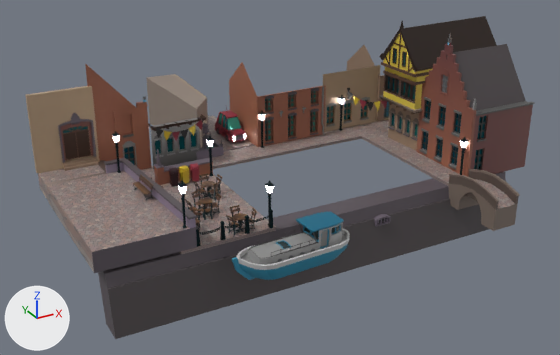
What one commit did to the FBX model Assets/_/_ART/_3D/3DModels/Level/3D_lvl01.fbx.
One viewpoint serves both versions: a camera (50 mm lens) standing at (-33.5, -46.0, 32.3) and looking at (-6.2, 3.6, 7.4). Lighting does not change. The marker at lower left points along +X, +Y and +Z. Where no turn or scale is listed for an object, it has been applied to the vertices. Vertices at the same position are counted once.

Before the edit, the objects in view are built like this:
```python
me_cube_029 = bpy.data.meshes.new('Cube.029')
me_cube_029.from_pydata(...)  # 15373 vertices, 13486 faces; spans x -29.0..9.0, y -2.6..26.5, z -4.3..11.0
# faces by material slot: [12162, 113, 48, 185, 978]
me_cube_029.materials.append(mat_mat_decore_gradient)  # picture img_gradient_decore_png
me_cube_029.materials.append(mat_mat_décore_pavé)  # picture img_brique_level_1_png
me_cube_029.materials.append(mat_mat_decire_emission)  # yellow #fffc84
me_cube_029.materials.append(mat_mat_decire_glass)  # picture img_gradient_decore_png
me_cube_029.materials.append(mat_mat_decore_metalness)  # picture img_gradient_decore_png
me_cube_137 = bpy.data.meshes.new('Cube.137')
me_cube_137.from_pydata(...)  # 73 vertices, 36 faces; spans x -1.94..1.93, y 0.0, z -0.64..0.82
me_cube_137.materials.append(mat_mat_decore_gradient)  # picture img_gradient_decore_png
me_cube_138 = bpy.data.meshes.new('Cube.138')
me_cube_138.from_pydata(...)  # 880 vertices, 780 faces; spans x -4.39..4.49, y -1.2..1.9, z -1.68..1.18
me_cube_138.materials.append(mat_mat_decore_gradient)  # picture img_gradient_decore_png
me_cube_139 = bpy.data.meshes.new('Cube.139')
me_cube_139.from_pydata(...)  # 73 vertices, 36 faces; spans x -0.77..0.76, y -1.93..1.95, z -0.7..0.88
me_cube_139.materials.append(mat_mat_decore_gradient)  # picture img_gradient_decore_png
ob_cube_012 = bpy.data.objects.new('Cube.012', me_cube_137)
ob_cube_012.location = (-12.8, 7.69, 11.09)
ob_cube_014 = bpy.data.objects.new('Cube.014', me_cube_029)
ob_cube_014.location = (5.31, -7.32, 7.82)
ob_cube_018 = bpy.data.objects.new('Cube.018', me_cube_138)
ob_cube_018.location = (-11.22, -7.53, 7.86)
ob_cube_041 = bpy.data.objects.new('Cube.041', me_cube_139)
ob_cube_041.location = (4.68, 7.48, 10.8)
```
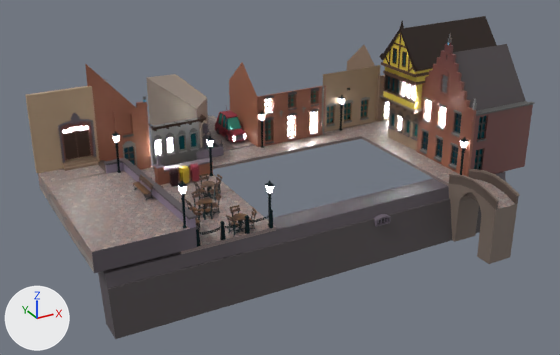
Commit message: 3D_Rug + 3D_lvl01 polish

Where the newer file only moved an object's origin or applied its transform, the numbers keep the older frame.

Changed parts and their boxes (x1, y1, x2, y2) in the pictures (560 x 355 px; the box of a moved part takes in the faces that stretch with it):
'Cube.014', reshaped, recoloured: (25, 16, 534, 339) in both
'Cube.018', deleted: before (232, 211, 350, 280)
'Cube.012', deleted: before (156, 119, 203, 141)
'Cube.041', deleted: before (347, 90, 387, 111)
part 1 of me_cube_029, moved or reshaped: before (449, 187, 517, 231); after (449, 187, 517, 264)
part 2 of me_cube_029, recoloured: (265, 99, 315, 136) in both
part 3 of me_cube_029, recoloured (cyan to white): (399, 83, 446, 129) in both
part 4 of me_cube_029, recoloured: (63, 126, 88, 133) in both
part 5 of me_cube_029, recoloured: (155, 138, 173, 154) in both

The change in detail:
Material 'MAT-decore-Glass_Emission' (mat_mat_decore_glass_emission) is new.
Its base color is (0.826, 0.652, 0.0725) (yellow #ead34c).
Its emission strength is 77.6.
me_cube_029 has 15373 vertices, 13486 faces and spans x -29.0..9.0, y -2.6..26.5, z -4.3..11.0.
me_cube_029 is used by ob_cube_014; location (5.31, -7.32, 7.82).
me_cube_029 part 1: all 12 vertices in x -1.4..0.7, y -2.5..2.5, z -1.6..-1.5 are moved by (0.0, 0.0, -2.7).
me_cube_029 part 2: 22 of the faces centred in x -9.7..-4.9, y 16.7, z 0.7..4.2 switch from mat_mat_decire_glass (picture img_gradient_decore_png) to mat_mat_decore_glass_emission (yellow #ead34c).
me_cube_029 part 3: 16 of the faces centred in x 0.2..0.8, y 6.0..11.4, z 2.1..5.3 switch from mat_mat_decire_glass (picture img_gradient_decore_png) to mat_mat_decore_glass_emission (yellow #ead34c).
me_cube_029 part 4: 5 of the faces centred in x -26.5..-25.1, y 16.8, z 4.3..4.4 switch from mat_mat_decire_glass (picture img_gradient_decore_png) to mat_mat_decore_glass_emission (yellow #ead34c).
me_cube_029 part 5: 2 of the faces centred in x -19.6..-18.6, y 16.2, z 2.1 switch from mat_mat_decire_glass (picture img_gradient_decore_png) to mat_mat_decore_glass_emission (yellow #ead34c).
Object 'Cube.018' (ob_cube_018) is deleted.
Object 'Cube.012' (ob_cube_012) is deleted.
Object 'Cube.041' (ob_cube_041) is deleted.
